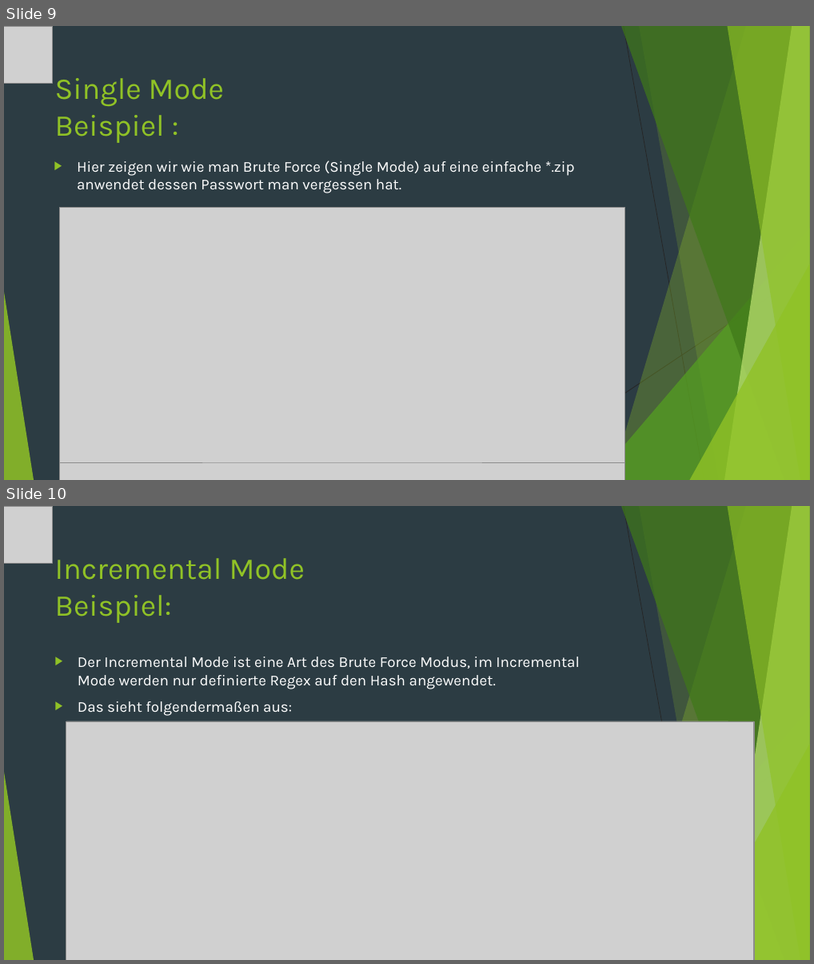
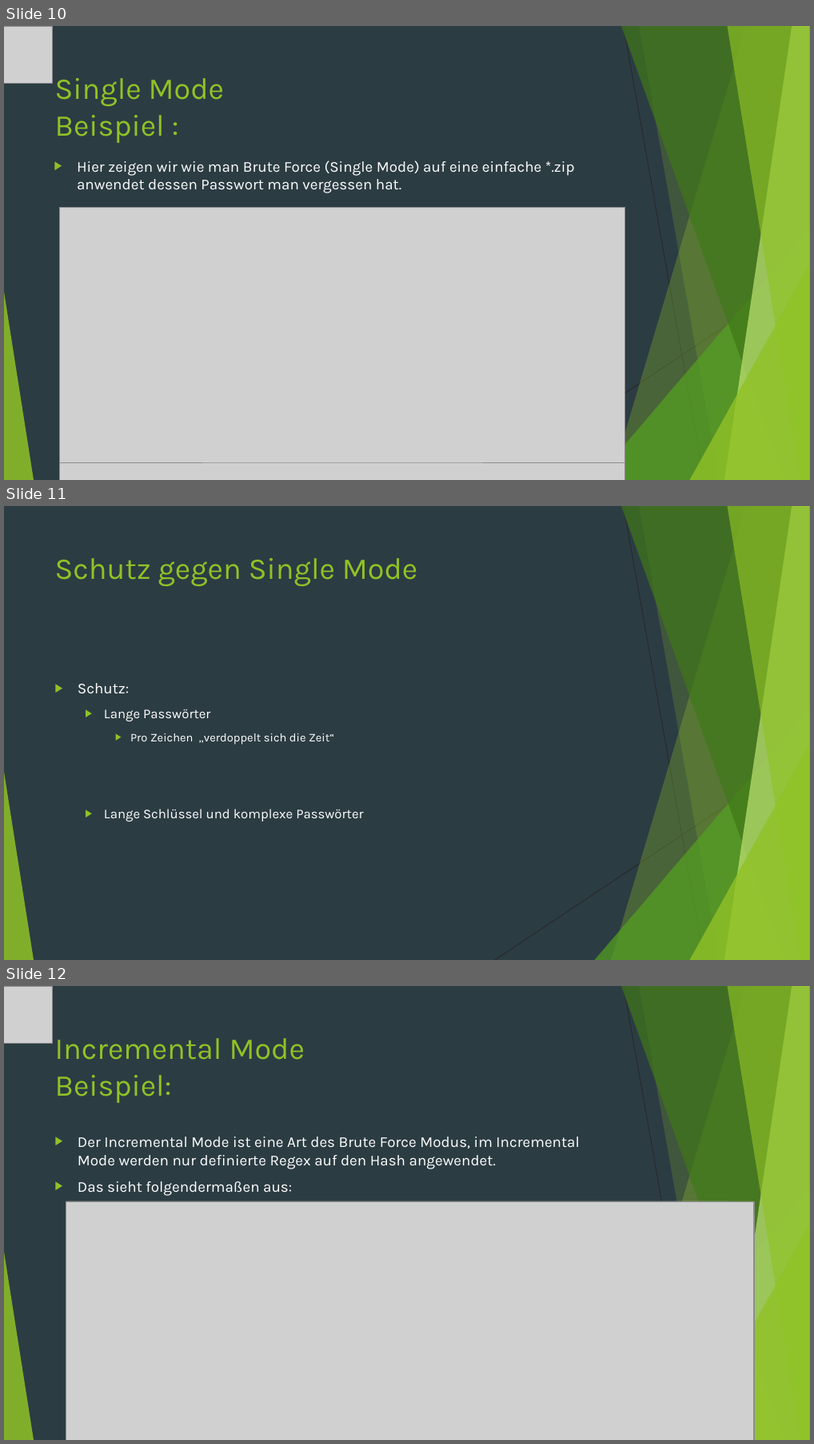
Before and after one commit to StefanSchuck/JohnTheRipperVortrag, a slide deck: Vortrag.pptx. Shown one above the other, each under a label of ours: slides 9 and 10 before the commit, slides 10, 11 and 12 after it. The pictures are 814x964 and 814x1444 pixels, drawn with LibreOffice and Linux fonts; fonts in the diff are those of the drawing; grey boxes stand for pictures. Boxes give left, top, right and bottom in pixels: in the first picture for what was removed or moved away, otherwise in the second. Text is boxed around its words. In the diff, an @@ line names an element or a change of style, - is before the commit and + after.

```diff
--- a/Vortrag.pptx
+++ b/Vortrag.pptx
@@ slide 11 added at (4, 506, 810, 960), background #2C3C43; not listed: 10 template elements that a slide beside it also shows @@
@@ title added at (55, 558, 418, 586), 36 pt, text #90C226 @@
+Schutz gegen Single Mode
@@ text added at (78, 683, 363, 821), 16 pt, text #FFFFFF @@
+▶ Schutz:
+  ▶ Lange Passwörter
+    ▶ Pro Zeichen „verdoppelt sich die Zeit“
+  ▶ Lange Schlüssel und komplexe Passwörter
@@ what was slide 9 is now slide 10 @@
@@ what was slide 10 is now slide 12 @@
```
Also in this commit, not shown: 2 slides changed, 2 other slides added, 4 other files.
